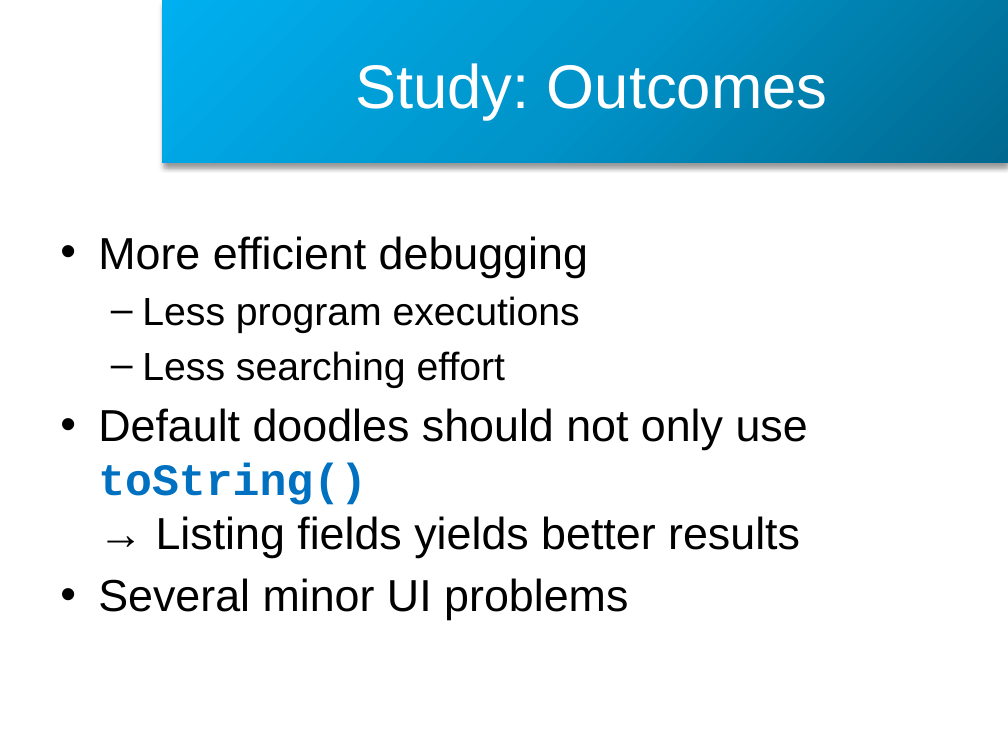
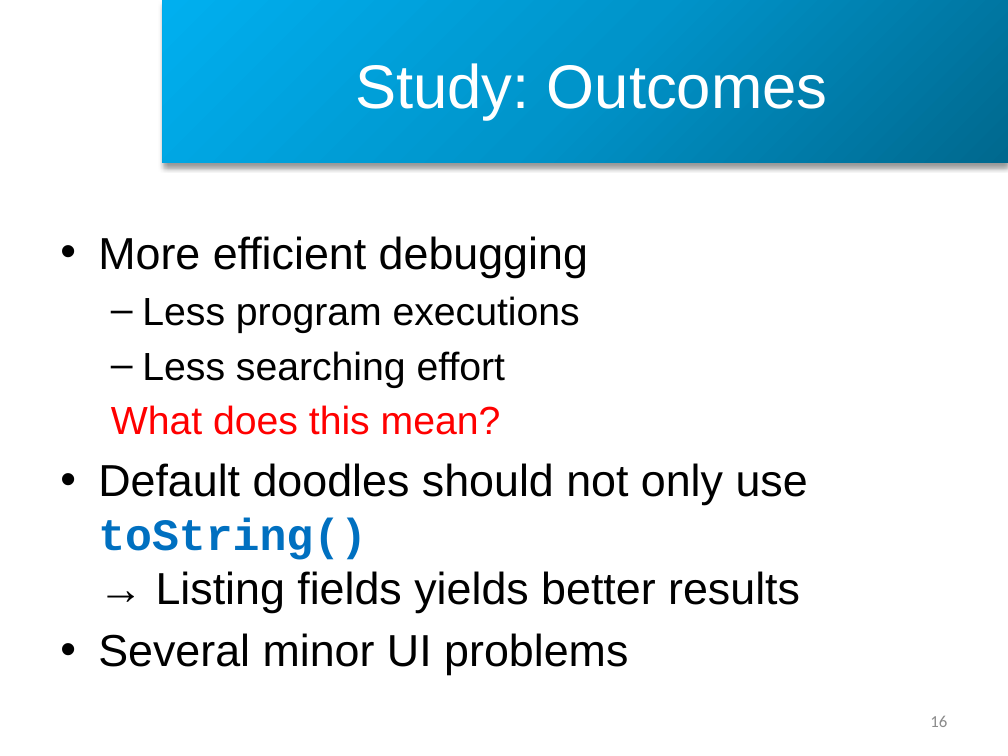
Before and after one commit to CedricReichenbach/DoodleDebug, a slide deck: slide 16 of presentations/Demo DoodleDebug Spring 2013.pptx (slide 17 before the commit). Drawn at 1008x756 pixels with LibreOffice and Linux fonts; fonts in the diff are those of the drawing; background and template pictures are left out. Boxes give left, top, right and bottom in pixels: in the first picture for what was removed or moved away, otherwise in the second. Text is boxed around its words. In the diff, an @@ line names an element or a change of style, - is before the commit and + after.

```diff
--- a/presentations/Demo DoodleDebug Spring 2013.pptx
+++ b/presentations/Demo DoodleDebug Spring 2013.pptx
@@ text at (x1=111, y1=405, x2=501, y2=435): paragraph added @@
+  What does this mean?
@@ page number added at (x1=930, y1=716, x2=947, y2=727), 12 pt, text #8C8C8C @@
+16
```
Also in this commit, not shown: 12 other slides changed, 4 slides added, 5 slides removed, 28 other files.
